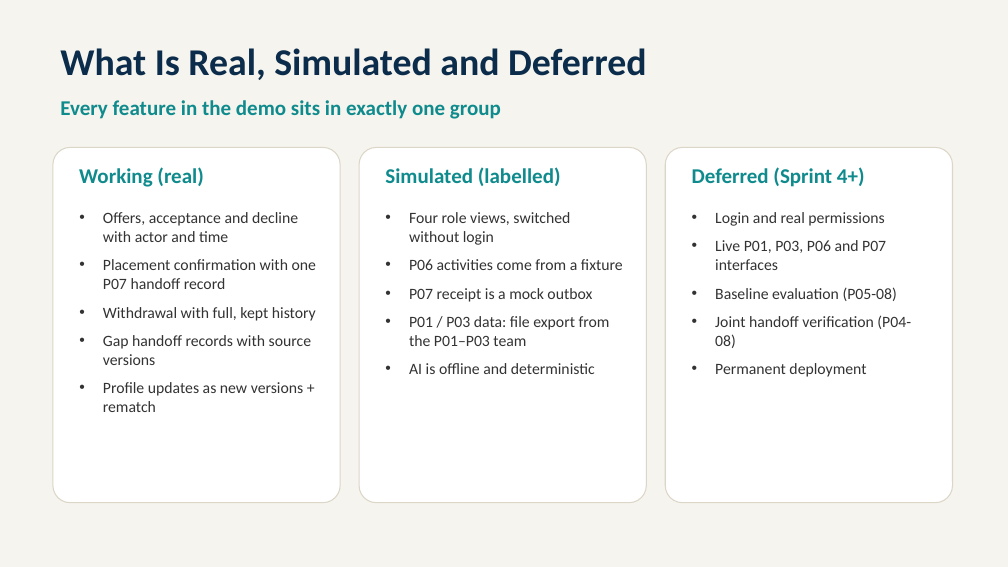
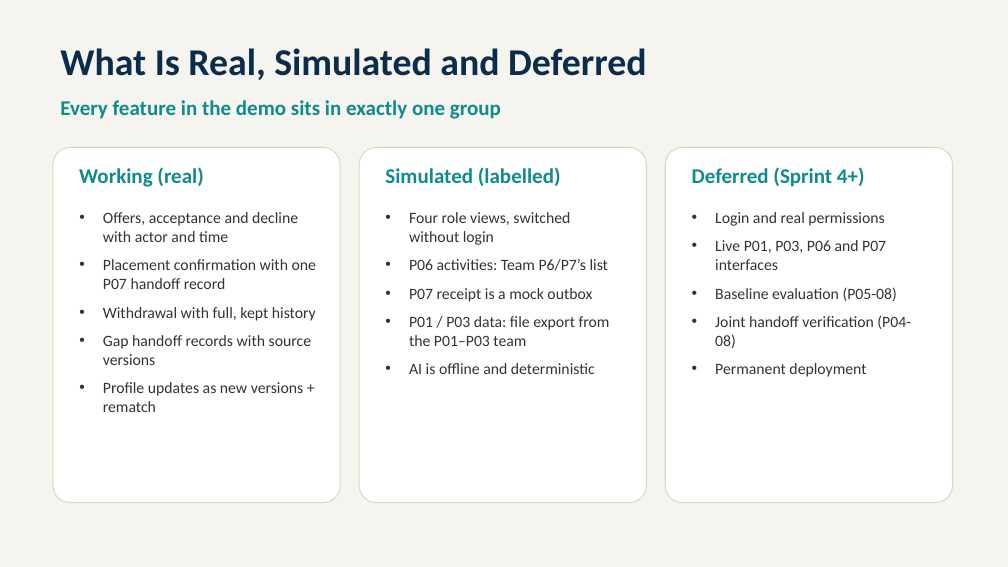
Before and after one commit to faizr206/InternshipPlatformSection2, a slide deck: slide 6 of artifacts/Sprint 3 - S2 Team 3.pptx. Drawn at 1008x567 pixels with LibreOffice and Linux fonts; fonts in the diff are those of the drawing. Boxes give left, top, right and bottom in pixels: in the first picture for what was removed or moved away, otherwise in the second. Text is boxed around its words. In the diff, an @@ line names an element or a change of style, - is before the commit and + after.

```diff
--- a/artifacts/Sprint 3 - S2 Team 3.pptx
+++ b/artifacts/Sprint 3 - S2 Team 3.pptx
@@ text at bbox=[409, 259, 608, 271]: text changed @@
-• P06 activities come from a fixture
+• P06 activities: Team P6/P7’s list
```
Also in this commit, not shown: 2 other slides changed, 12 other files.
